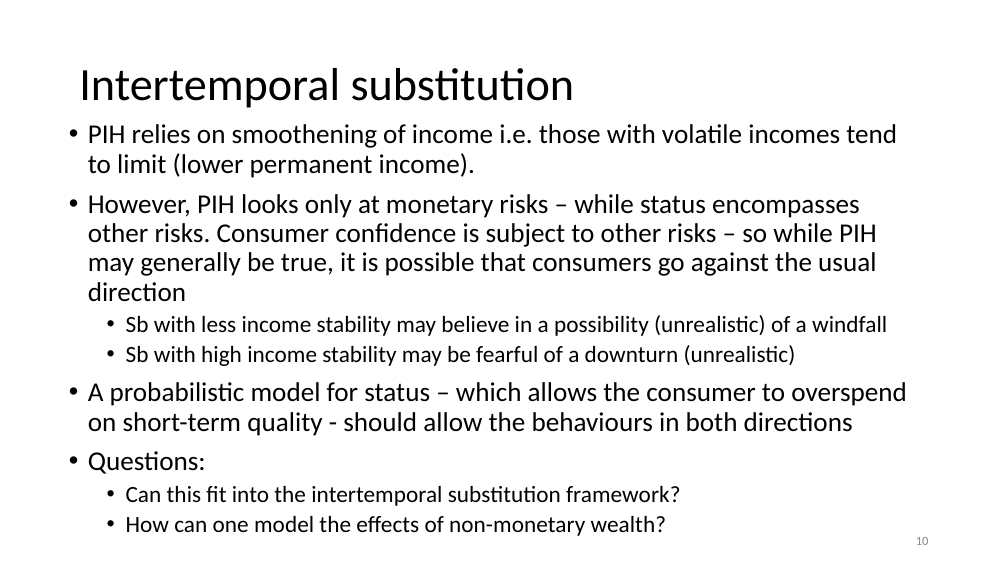
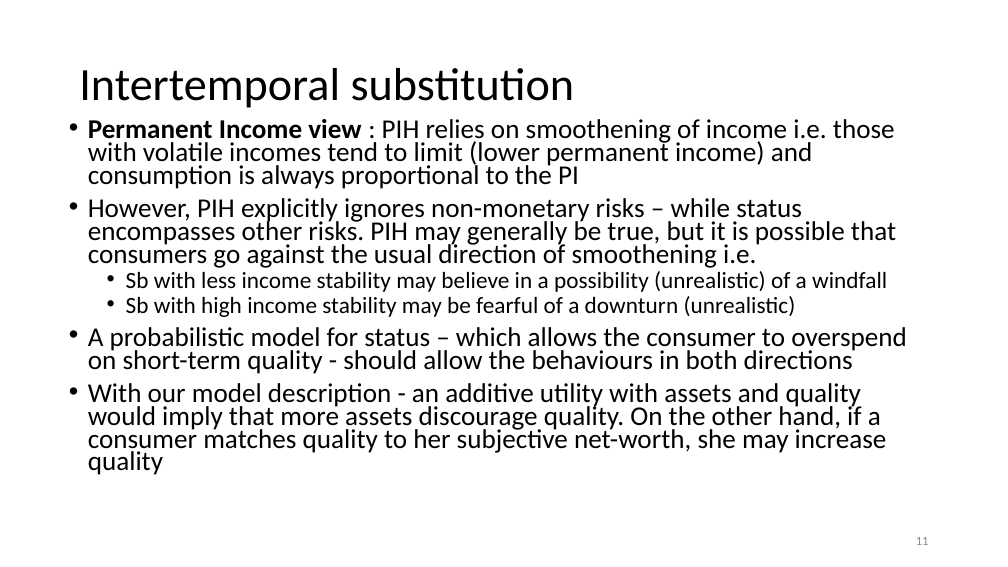
Before and after one commit to anuragr81/research, a slide deck: slide 11 of consumption/presentationFeb2020.pptx (slide 10 before the commit). Drawn at 1008x567 pixels with LibreOffice and Linux fonts; fonts in the diff are those of the drawing; background and template pictures are left out. Boxes give left, top, right and bottom in pixels: in the first picture for what was removed or moved away, otherwise in the second. Text is boxed around its words. In the diff, an @@ line names an element or a change of style, - is before the commit and + after.

```diff
--- a/consumption/presentationFeb2020.pptx
+++ b/consumption/presentationFeb2020.pptx
@@ text at bbox=[88, 119, 896, 268]: text changed @@
-• PIH relies on smoothening of income i.e. those with volatile incomes tend to limit (lower permanent income).
-• However, PIH looks only at monetary risks – while status encompasses other risks. Consumer confidence is subject to other risks – so while PIH may generally be true, it is possible that consumers go against the usual direction
+• Permanent Income view : PIH relies on smoothening of income i.e. those with volatile incomes tend to limit (lower permanent income) and consumption is always proportional to the PI
+• However, PIH explicitly ignores non-monetary risks – while status encompasses other risks. PIH may generally be true, but it is possible that consumers go against the usual direction of smoothening i.e.
@@ text at bbox=[88, 271, 907, 374]: line spacing 0.9 to 0.7 @@
@@ text at bbox=[88, 383, 887, 475]: text changed; size 16.6 to 19.4 pt @@
-• Questions:
-  • Can this fit into the intertemporal substitution framework?
-  • How can one model the effects of non-monetary wealth?
+• With our model description - an additive utility with assets and quality would imply that more assets discourage quality. On the other hand, if a consumer matches quality to her subjective net-worth, she may increase quality
@@ page number at bbox=[916, 537, 929, 545]: text changed @@
-10
+11
```
Also in this commit, not shown: 12 other slides changed, 2 other files.
